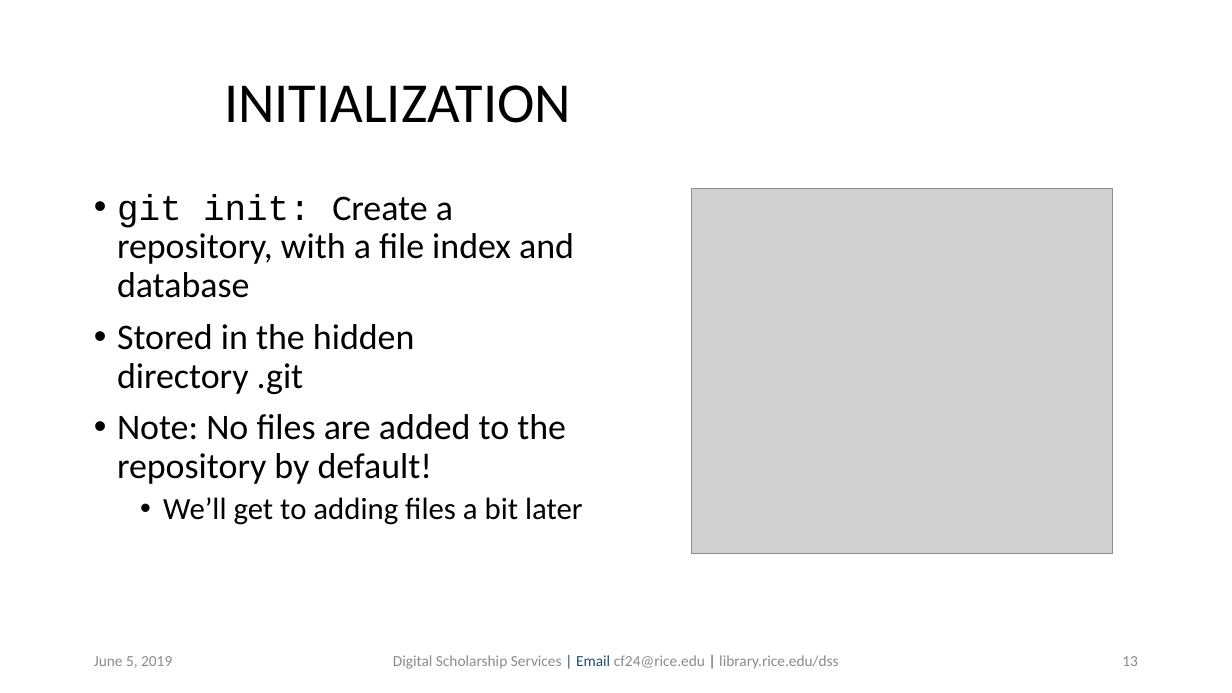
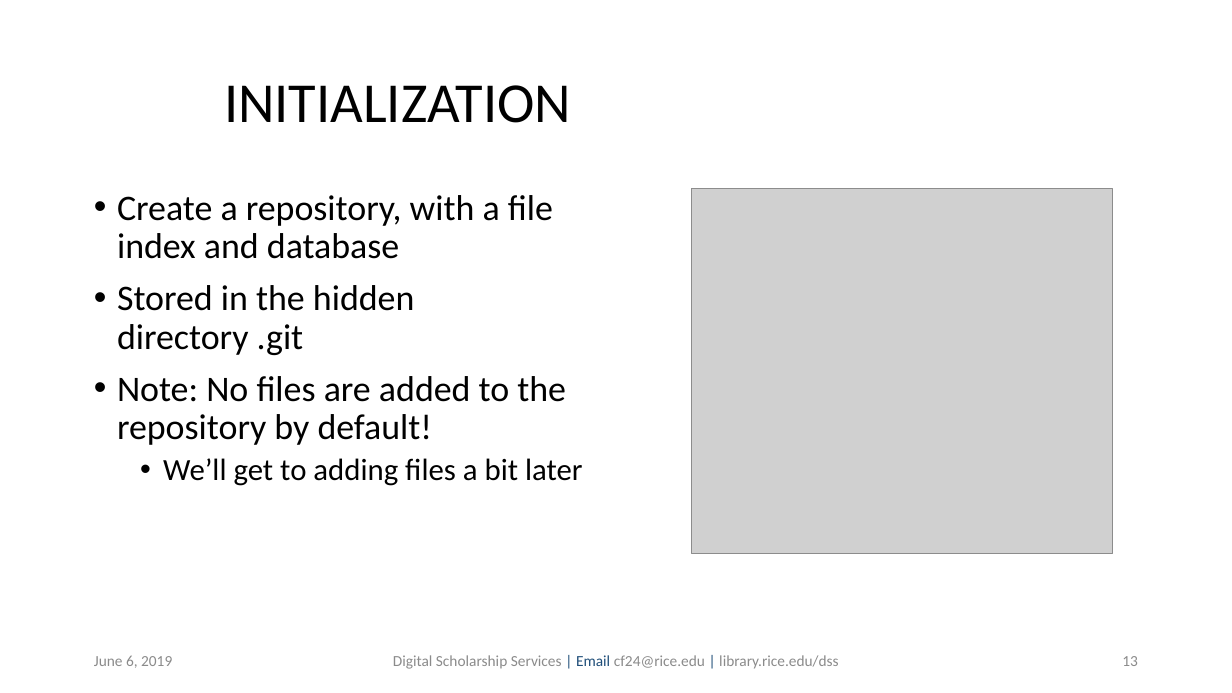
Before and after one commit to bakitybacon/rice-data-and-donuts, a slide deck: slide 13 of github/Introduction to Git & GitHub.pptx. Drawn at 1232x693 pixels with LibreOffice and Linux fonts; fonts in the diff are those of the drawing; grey boxes stand for pictures; background and template pictures are left out. Boxes give left, top, right and bottom in pixels: in the first picture for what was removed or moved away, otherwise in the second. Text is boxed around its words. In the diff, an @@ line names an element or a change of style, - is before the commit and + after.

Commit message:
edited text

```diff
--- a/github/Introduction to Git & GitHub.pptx
+++ b/github/Introduction to Git & GitHub.pptx
@@ text at [117, 195, 553, 259]: text changed @@
-• git init: Create a repository, with a file index and database
+• Create a repository, with a file index and database
@@ text at [94, 655, 172, 668]: text changed @@
-June 5, 2019
+June 6, 2019
```
Also in this commit, not shown: 39 other slides changed, 1 slide added.
